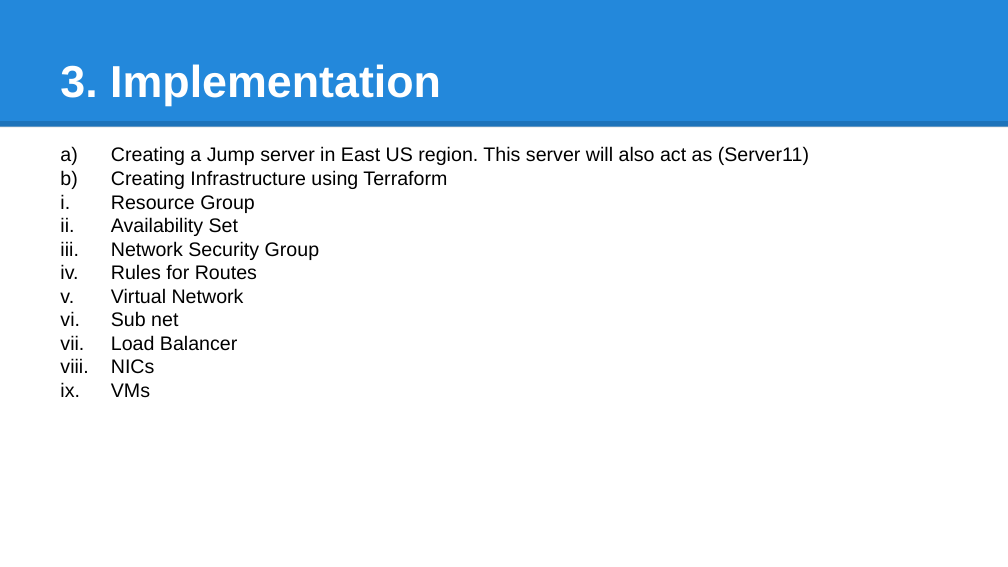
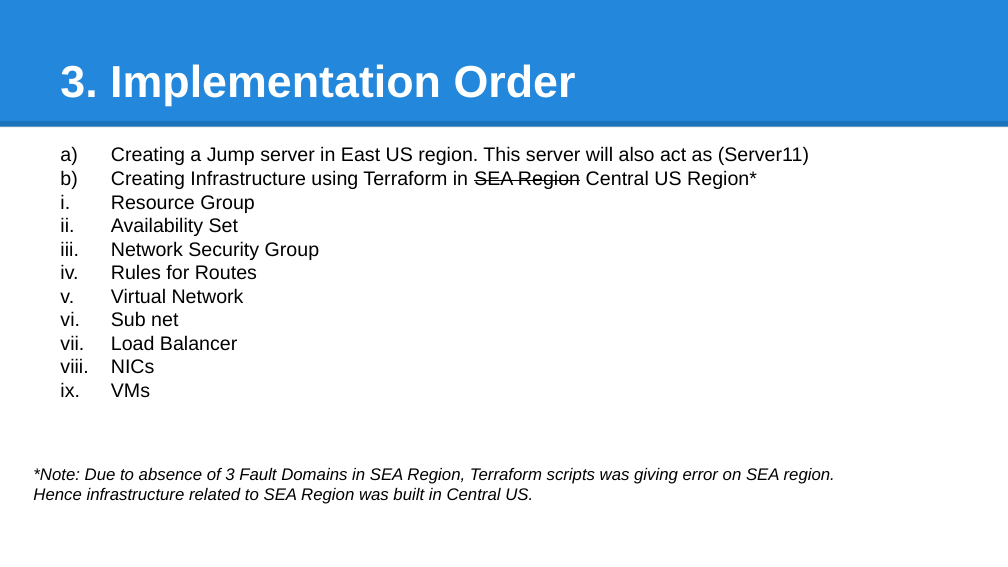
Before and after one commit to singh-tejinder/AzureProject, a slide deck: slide 11 of AzureCase_TM_coe_updated.pptx. Drawn at 1008x567 pixels with LibreOffice and Linux fonts; fonts in the diff are those of the drawing. Boxes give left, top, right and bottom in pixels: in the first picture for what was removed or moved away, otherwise in the second. Text is boxed around its words. In the diff, an @@ line names an element or a change of style, - is before the commit and + after.

Commit message:
Updated ppt

```diff
--- a/AzureCase_TM_coe_updated.pptx
+++ b/AzureCase_TM_coe_updated.pptx
@@ title at [60,64,576,106]: text changed @@
-3. Implementation
+3. Implementation Order
@@ text at [111,170,757,189]: text changed @@
-        b) Creating Infrastructure using Terraform
+        b) Creating Infrastructure using Terraform in SEA Region Central US Region*
@@ text added at [33,468,835,504], 12 pt, text #000000, italic @@
+        *Note: Due to absence of 3 Fault Domains in SEA Region, Terraform scripts was giving error on SEA region.
+        Hence infrastructure related to SEA Region was built in Central US.
```
Also in this commit, not shown: 3 other slides changed, 3 slides added, 1 slide removed.
